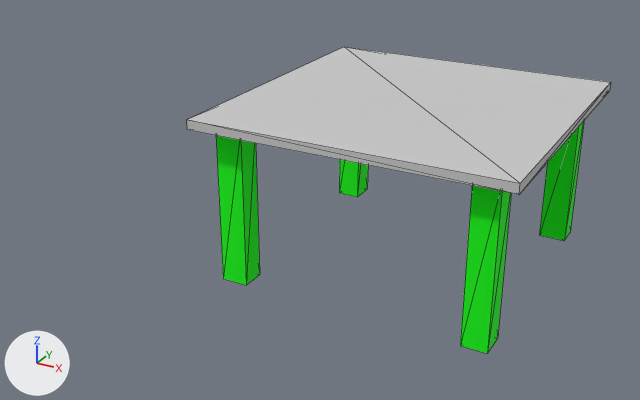
The FBX model UnityTest/Destruction/Assets/Method1/Meshes/3.fbx: old version first, new version second.
Camera for both pictures: a 50 mm lens placed at (1.034, -2.98, 0.854), pointed at (-0.131, -0.863, -0.205). The axes (+X, +Y, +Z) are drawn at lower left. The lights are the same throughout. Mesh edges are drawn as thin lines. Where no turn or scale is listed for an object, it has been applied to the vertices. Vertices at the same position are counted once.

Objects in the first picture: 'Table'.
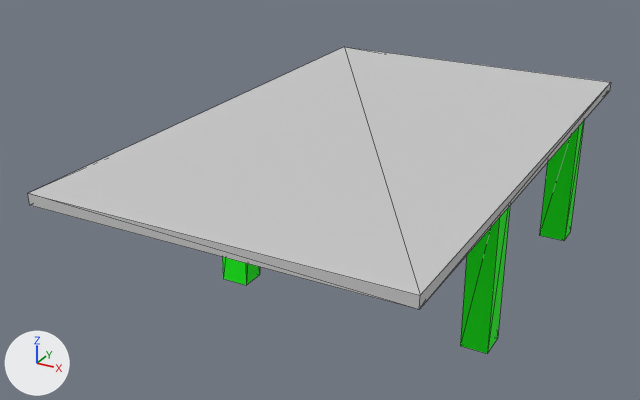
The newer file is also turned or shifted as a whole; pictures and numbers use the older file's frame.

Where the change shows, as pixel boxes [x1, y1, x2, y2] in the pictures (640 x 400 px; the box of a moved part takes in the faces that stretch with it):
'Table', reshaped (37% wider)
    before: [187, 47, 611, 353]
    after: [28, 47, 611, 353]
part 1 of me_mesh, moved or reshaped
    before: [187, 47, 601, 195]
    after: [28, 47, 601, 309]

The change in detail:
me_mesh has 40 vertices, 76 faces and spans x -0.5..0.5, y -1.0..0.0, z -0.516..0.025.
me_mesh is used by ob_table; location (0.0, 0.0, 0.0).
Before the commit, vertices of me_mesh: 16 (0.5, -1.0, -0.005) at pixel (519, 194), 17 (-0.5, -1.0, -0.005) at pixel (187, 129), 22 (-0.5, -1.0, 0.025) at pixel (186, 119), 23 (0.5, -1.0, 0.025) at pixel (520, 183).
Part 1, on me_mesh:
Vertices 16, 17, 22, 23 of me_mesh move by (0.0, -0.622, 0.0).
